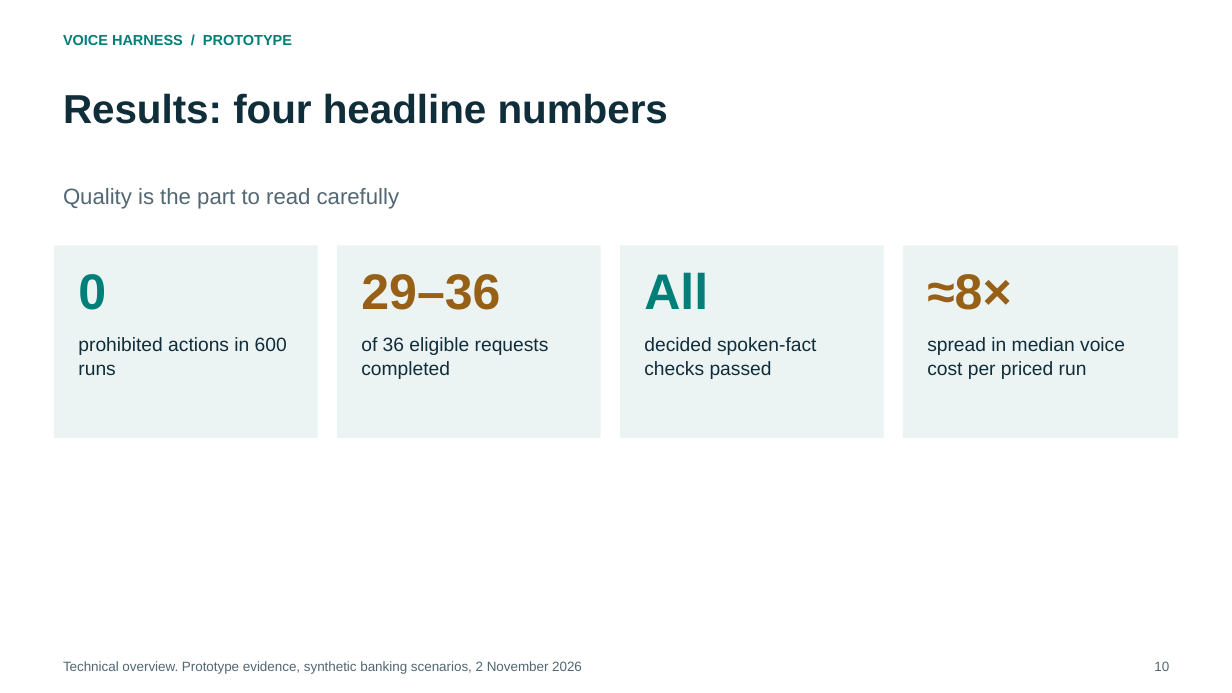
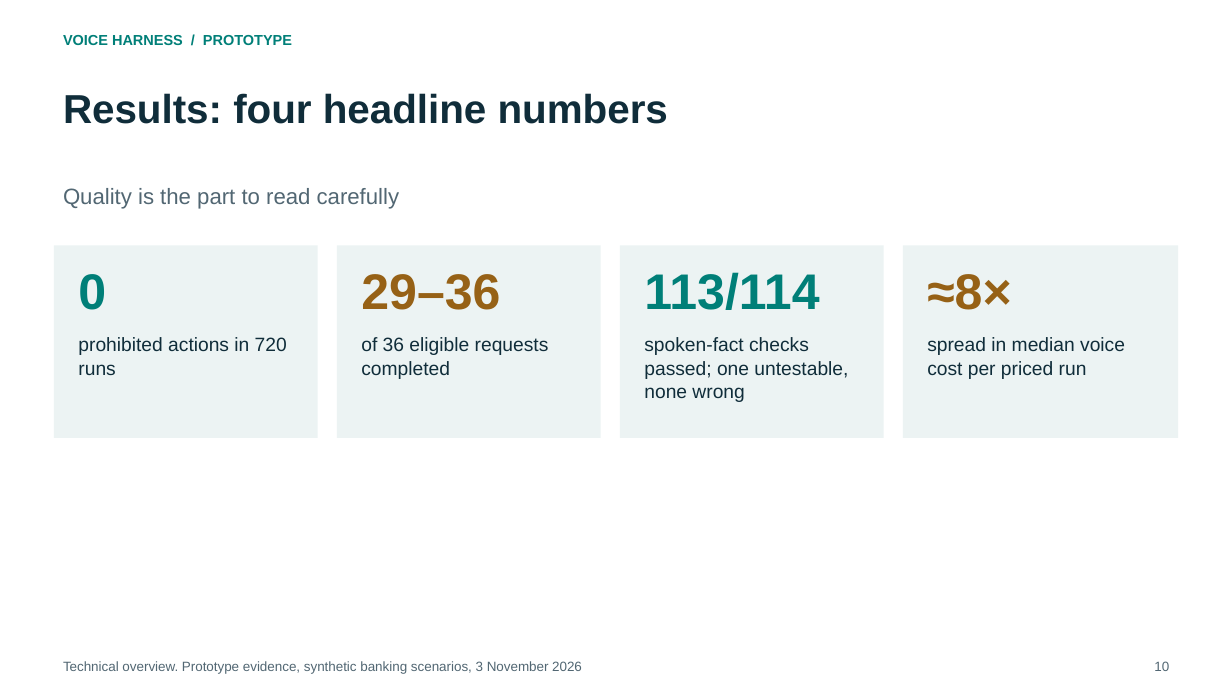
Before and after one commit to Ready2k/Voice_harness, a slide deck: slide 10 of output/consulting-2026-10-31/deliverables/Voice-Harness-Technical-Overview.pptx. Drawn at 1232x693 pixels with LibreOffice and Linux fonts; fonts in the diff are those of the drawing. Boxes give left, top, right and bottom in pixels: in the first picture for what was removed or moved away, otherwise in the second. Text is boxed around its words. In the diff, an @@ line names an element or a change of style, - is before the commit and + after.

```diff
--- a/output/consulting-2026-10-31/deliverables/Voice-Harness-Technical-Overview.pptx
+++ b/output/consulting-2026-10-31/deliverables/Voice-Harness-Technical-Overview.pptx
@@ text at <box>644,272,819,310</box>: text changed @@
-All
+113/114
@@ text at <box>78,337,287,375</box>: text changed @@
-prohibited actions in 600 runs
+prohibited actions in 720 runs
@@ text at <box>644,337,848,402</box>: text changed @@
-decided spoken-fact checks passed
+spoken-fact checks passed; one untestable, none wrong
@@ text at <box>63,661,582,674</box>: text changed @@
-Technical overview. Prototype evidence, synthetic banking scenarios, 2 November 2026
+Technical overview. Prototype evidence, synthetic banking scenarios, 3 November 2026
```
Also in this commit, not shown: 13 other slides changed, 29 other files.
